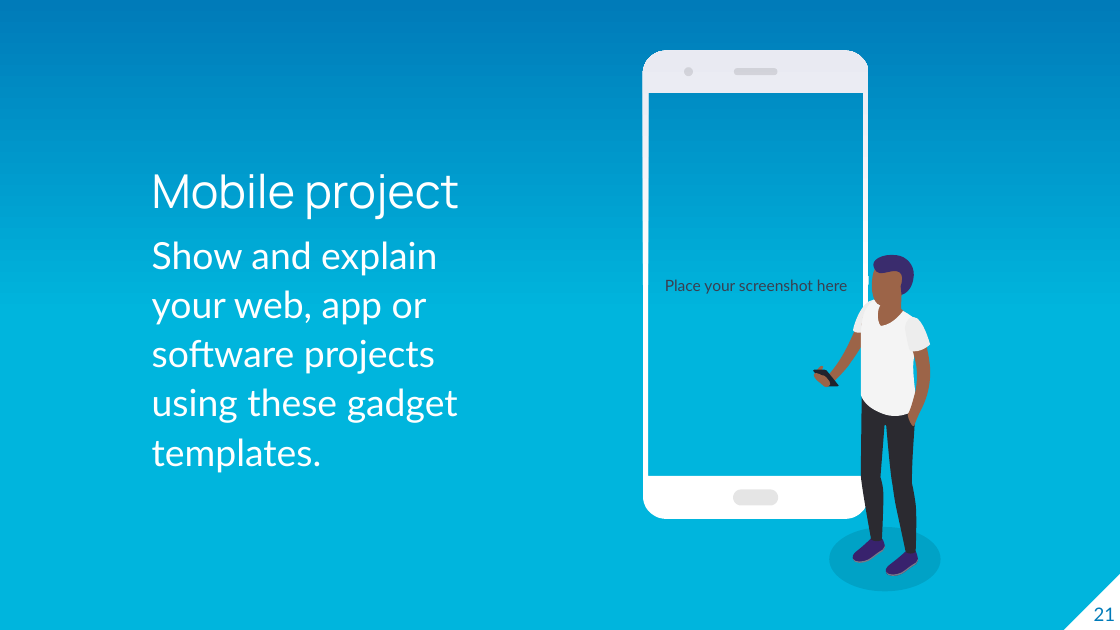
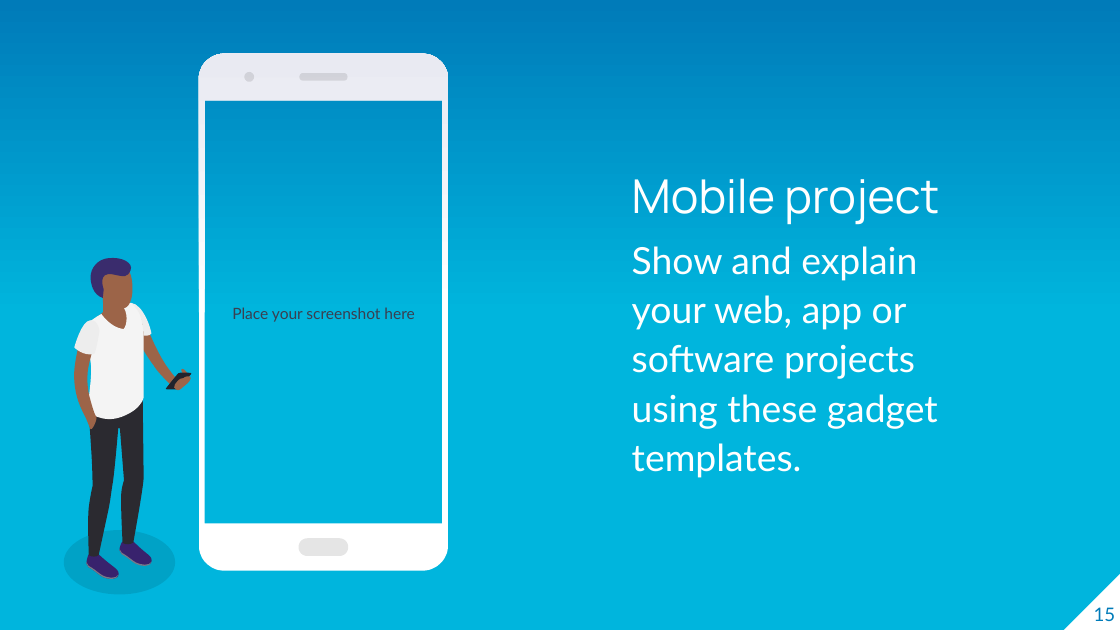
Before and after one commit to andrewdudu/future-medan-be, a slide deck: slide 15 of docs/PowerPoint/bookmart-FUTURE-Medan.pptx (slide 21 before the commit). Drawn at 1120x630 pixels with LibreOffice and Linux fonts; fonts in the diff are those of the drawing. Boxes give left, top, right and bottom in pixels: in the first picture for what was removed or moved away, otherwise in the second. Text is boxed around its words. In the diff, an @@ line names an element or a change of style, - is before the commit and + after.

```diff
--- a/docs/PowerPoint/bookmart-FUTURE-Medan.pptx
+++ b/docs/PowerPoint/bookmart-FUTURE-Medan.pptx
@@ freeform shape: place and size @@
-freeform shape at box(643, 50, 869, 519)
+freeform shape at box(199, 54, 449, 571)
@@ freeform shape: place and size @@
-freeform shape at box(684, 67, 693, 76)
+freeform shape at box(244, 72, 254, 82)
@@ freeform shape: place and size @@
-freeform shape at box(734, 68, 777, 75)
+freeform shape at box(299, 73, 347, 81)
@@ text "Place your screenshot here": place and size @@
-text "Place your screenshot here" at box(665, 279, 847, 294)
+text "Place your screenshot here" at box(232, 307, 414, 322)
@@ text "Mobile project": place and size @@
-text "Mobile project" at box(152, 173, 459, 423)
+text "Mobile project" at box(632, 178, 939, 429)
@@ freeform shape: place and size @@
-freeform shape at box(874, 255, 914, 296)
+freeform shape at box(91, 258, 131, 298)
@@ freeform shape: place and size @@
-freeform shape at box(871, 259, 909, 306)
+freeform shape at box(94, 262, 132, 309)
@@ freeform shape: place and size @@
-freeform shape at box(874, 295, 909, 329)
+freeform shape at box(95, 298, 131, 333)
@@ freeform shape: place and size @@
-freeform shape at box(908, 324, 931, 427)
+freeform shape at box(74, 327, 96, 430)
@@ freeform shape: place and size @@
-freeform shape at box(905, 317, 930, 352)
+freeform shape at box(74, 320, 99, 355)
@@ freeform shape: place and size @@
-freeform shape at box(861, 300, 920, 417)
+freeform shape at box(86, 302, 144, 419)
@@ freeform shape: place and size @@
-freeform shape at box(853, 300, 874, 333)
+freeform shape at box(131, 302, 151, 335)
@@ freeform shape: place and size @@
-freeform shape at box(818, 306, 871, 382)
+freeform shape at box(133, 309, 187, 385)
@@ freeform shape: place and size @@
-freeform shape at box(813, 370, 839, 386)
+freeform shape at box(166, 373, 192, 390)
@@ freeform shape: place and size @@
-freeform shape at box(814, 373, 831, 386)
+freeform shape at box(174, 376, 190, 390)
@@ freeform shape: place and size @@
-freeform shape at box(861, 394, 917, 553)
+freeform shape at box(88, 398, 144, 557)
@@ freeform shape: place and size @@
-freeform shape at box(829, 528, 940, 591)
+freeform shape at box(64, 530, 175, 594)
@@ freeform shape: place and size @@
-freeform shape at box(734, 489, 778, 505)
+freeform shape at box(299, 539, 348, 557)
@@ freeform shape: place and size @@
-freeform shape at box(852, 547, 885, 563)
+freeform shape at box(86, 562, 119, 579)
@@ freeform shape: place and size @@
-freeform shape at box(886, 551, 918, 576)
+freeform shape at box(86, 554, 119, 579)
@@ freeform shape: place and size @@
-freeform shape at box(852, 539, 885, 562)
+freeform shape at box(120, 541, 152, 564)
@@ freeform shape: place and size @@
-freeform shape at box(886, 559, 918, 576)
+freeform shape at box(120, 549, 152, 566)
@@ page number at box(1094, 607, 1116, 621): text changed @@
-21
+15
```
Also in this commit, not shown: 15 other slides changed, 12 slides added, 4 slides removed, 1 other file.
